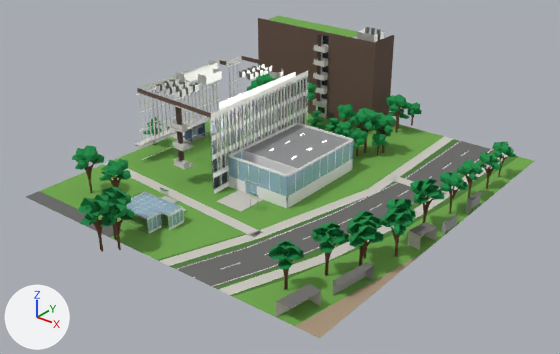
The FBX model unity/KatsushikaCampusDays/Assets/Models/Interiors/lab2.fbx: old version first, new version second.
One viewpoint serves both versions: a camera (50 mm lens) standing at (95.2, -106.4, 74.4) and looking at (2.9, 9.0, 2.8). The lights are fixed; the arrows at lower left show +X, +Y and +Z. The picture after the commit comes second. Where no turn or scale is listed for an object, it has been applied to the vertices.

Script lines for the objects in view, before the commit:
```python
ob_ext_lab2 = bpy.data.objects.new('ext_lab2', me_ext_lab2)
ob_ext_lab2.location = (0.0, 0.0, 0.0)
ob_ext_lab2_trees = bpy.data.objects.new('ext_lab2_trees', me_ext_lab2_trees)
ob_ext_lab2_trees.location = (0.0, 0.0, 0.0)
ob_wall_lab2 = bpy.data.objects.new('wall_lab2', me_wall_lab2)
ob_wall_lab2.location = (0.0, 0.0, 0.0)
```
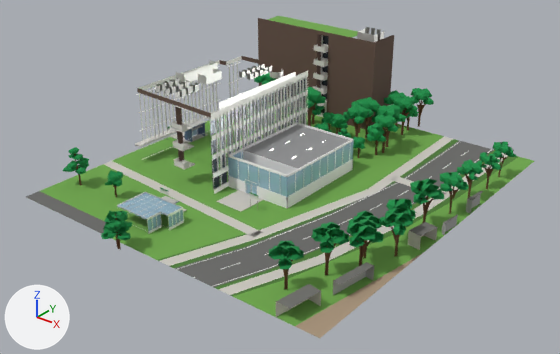
What differs and where, as boxes [x1, y1, x2, y2] in the pictures (560 x 354 px):
```json
{"object": "ext_lab2_trees", "change": "reshaped", "before": [72, 73, 516, 290], "after": [63, 72, 516, 290]}
{"part": 1, "of": "me_ext_lab2_trees", "change": "deleted", "before": [72, 75, 422, 252]}
{"part": 2, "of": "me_ext_lab2_trees", "change": "built on", "before": [268, 95, 420, 148], "after": [254, 72, 434, 158]}
{"part": 3, "of": "me_ext_lab2_trees", "change": "reshaped", "before": [113, 222, 122, 250], "after": [63, 147, 132, 250]}
```

Edits to the scene script, one JSON object a line:
```json
{"block": "me_ext_lab2_trees", "where": "# used by ob_ext_lab2_trees; location = (0.0, 0.0, 0.0)"}
{"op": "remove", "block": "me_ext_lab2_trees", "code": "me_ext_lab2_trees.from_pydata(...)  # 4872 vertices, 3744 faces; spans x -37.5..39.9, y -35.4..60.1, z 0.0..11.2"}
{"op": "add", "block": "me_ext_lab2_trees", "code": "me_ext_lab2_trees.from_pydata(...)  # 5098 vertices, 3902 faces; spans x -35.0..39.9, y -31.8..62.4, z 0.0..11.6"}
{"block": "me_ext_lab2_trees", "change": "me_ext_lab2_trees part 1: 274 loose pieces with 2819 vertices, spanning x -37.5..12.9, y -35.4..59.7, z 0.0..11.2, are deleted"}
{"block": "me_ext_lab2_trees", "change": "me_ext_lab2_trees part 2: 21 vertices moved from x -15.7..10.2, y 37.6..53.8, z 0.0..8.0 to x -15.7..10.9, y 37.7..53.8, z 0.0..7.9; 318 vertices removed from x -30.1..10.8, y 30.3..60.1, z 0.0..8.0; 2944 vertices added at x -35.0..13.7, y 30.0..62.4, z 0.0..11.6"}
{"block": "me_ext_lab2_trees", "change": "me_ext_lab2_trees part 3: 1 vertex moved from x -4.4, y -28.8, z 0.0 to x -4.4, y -28.8, z 3.1; 42 vertices removed from x -5.9..-4.0, y -30.0..-28.0, z 0.0..5.7; 461 vertices added at x -34.9..-1.4, y -31.8..-12.9, z 0.0..8.6"}
{"block": "me_ext_lab2_trees", "change": "other edits to the shape of me_ext_lab2_trees do not show in these pictures"}
```
